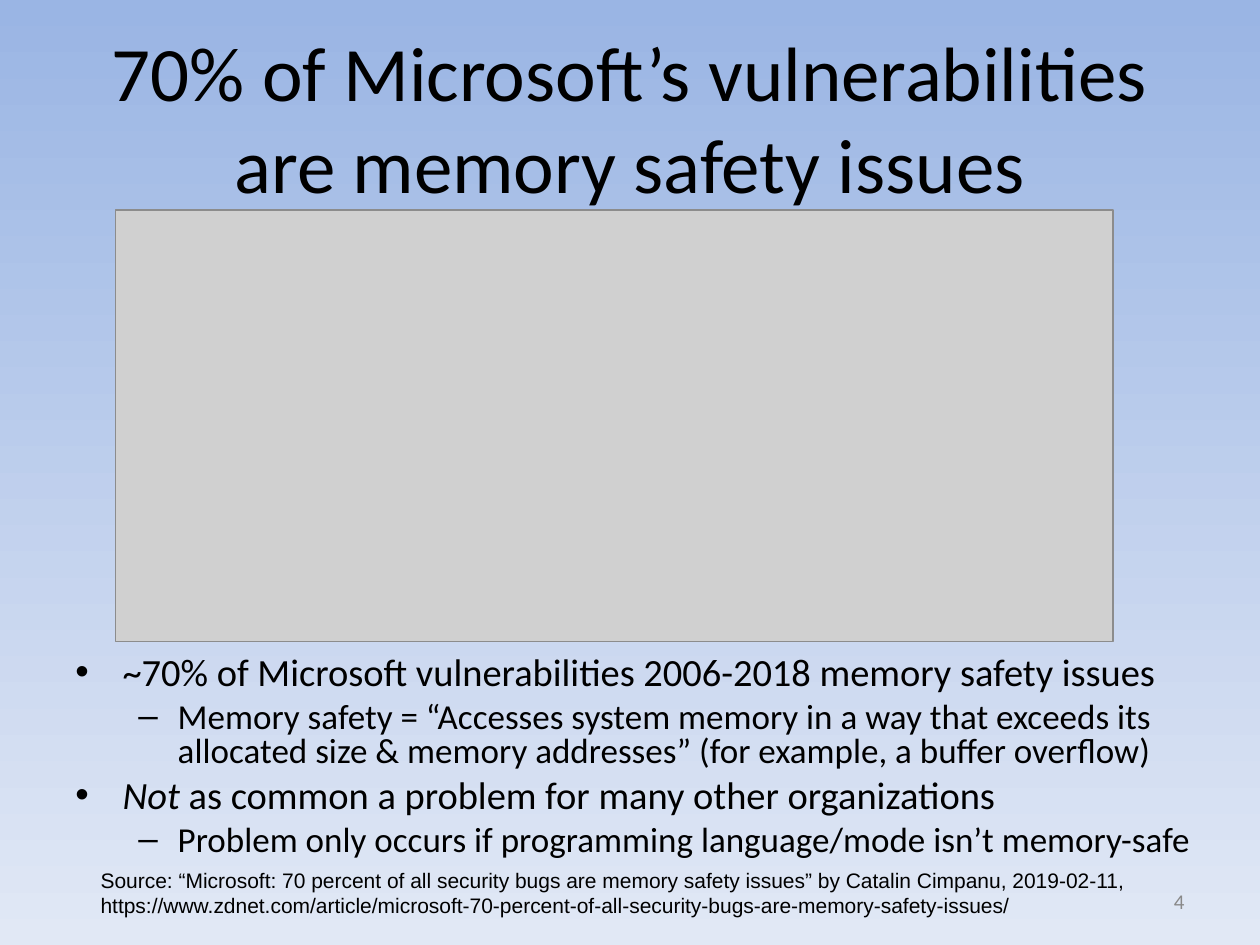
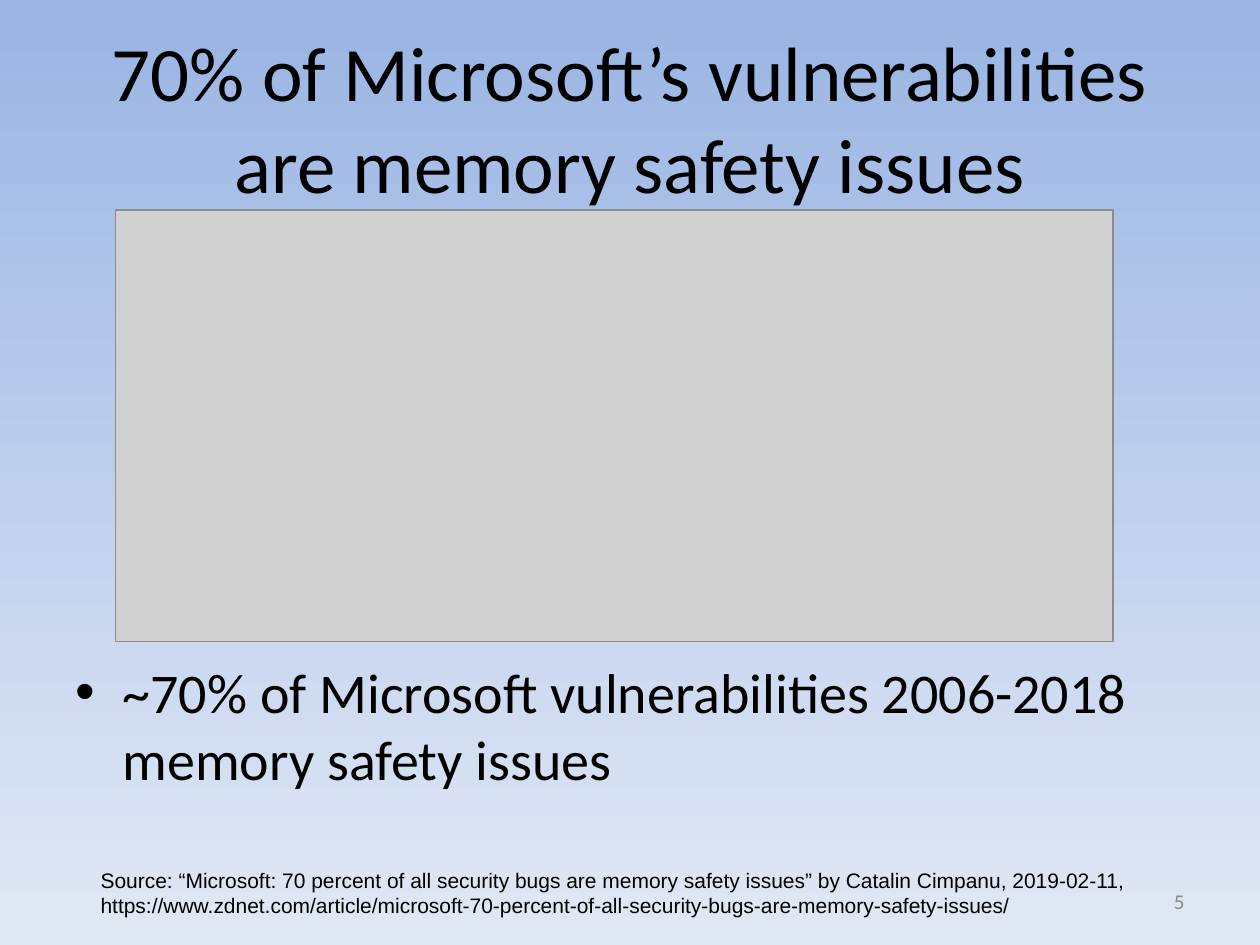
Before and after one commit to david-a-wheeler/david-a-wheeler.github.io, a slide deck: slide 5 of secure-class/presentations/Secure-Software-3-Buffer-Overflow.ppt (slide 4 before the commit). Drawn at 1260x945 pixels with LibreOffice and Linux fonts; fonts in the diff are those of the drawing; grey boxes stand for pictures. Boxes give left, top, right and bottom in pixels: in the first picture for what was removed or moved away, otherwise in the second. Text is boxed around its words. In the diff, an @@ line names an element or a change of style, - is before the commit and + after.

Commit message:
Update misc.html and buffer overflow slides

```diff
--- a/secure-class/presentations/Secure-Software-3-Buffer-Overflow.ppt
+++ b/secure-class/presentations/Secure-Software-3-Buffer-Overflow.ppt
@@ text "~70% of Microsoft vulnerabilities 2006-2018 ..." at box(123, 674, 1126, 789): size 22 to 32 pt; line spacing 0.8 to 1; more space between paragraphs @@
@@ text at box(123, 704, 1190, 858): paragraphs removed @@
-  – Memory safety = “Accesses system memory in a way that exceeds its allocated size & memory addresses” (for example, a buffer overflow)
-• Not as common a problem for many other organizations
-  – Problem only occurs if programming language/mode isn’t memory-safe
@@ page number at box(1174, 895, 1185, 909): text changed @@
-4
+5
```
Also in this commit, not shown: 6 other slides changed, 6 slides added, 1 other file.
